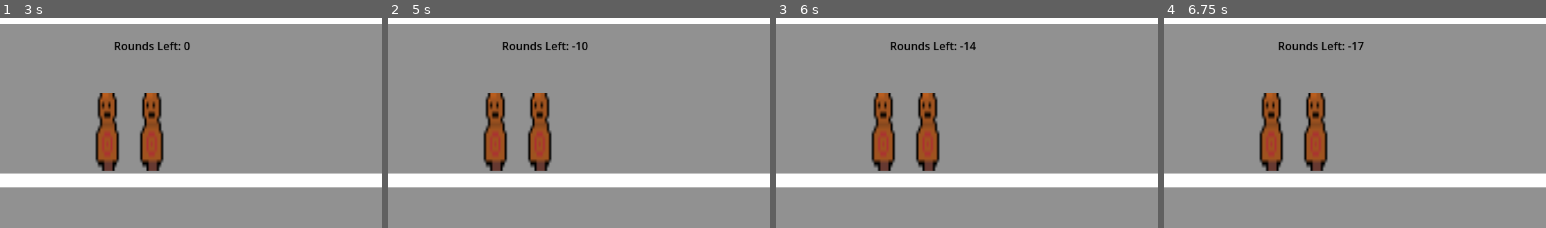
Above: before the commit, frames 1-4 (left to right).
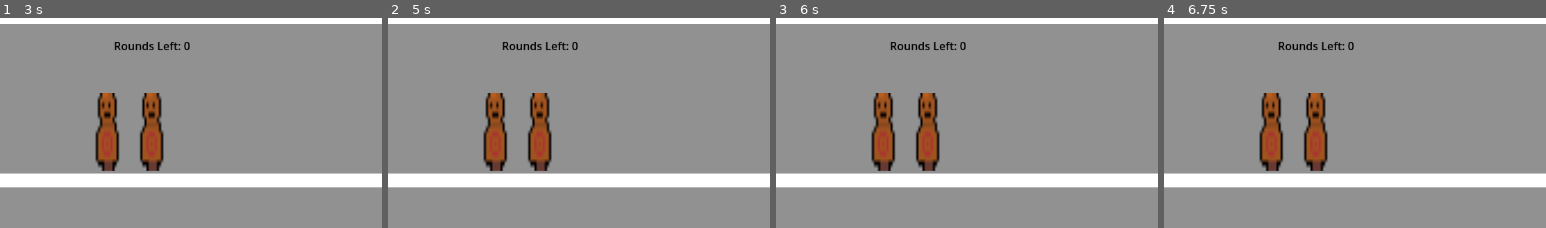
Above: after the commit, the same moments.

Repository: CoderXam/UntitledGameJame104
Game: Godot game, scene res://Scenes/CombatScene.tscn
Two runs of this game, one before a commit and one after it. Both use one fixed random seed, a clock stepped at 60 frames per second and the inputs below. The project has no main scene, so this scene is started directly.
Inputs:
- Up to frame 1 (3 s): tap Enter (ui_accept) at 0.5, 0.6, 0.77, 1.07, 1.35, 1.52, 1.82, 2.1, 2.75, 2.85 s
- Up to frame 2 (5 s): tap Enter (ui_accept) at 3.02, 3.32, 3.5, 3.6, 3.77, 4.07, 4.25, 4.35, 4.52, 4.82 s
- Up to frame 3 (6 s): tap Enter (ui_accept) at 5, 5.1, 5.75, 5.85 s
- Up to frame 4 (6.75 s): tap Enter (ui_accept) at 6.02, 6.32, 6.6 s
The pictures show only the part of the screen within x 26-76%, y 0-50%; the shares and areas given below are measured in that part.

Frame 1 is identical in both runs. In frame 2, 0.1% of the frame differs, in the area x 48-53%, y 11-16%; in frame 3, 0.1%; in frame 4, less than 0.1%.

Commit message:
added comments to important and non-trivial stuff

Diff:
--- a/GlobalStuff.gd
+++ b/GlobalStuff.gd
@@ -1,5 +1,4 @@
 extends Node
-
 
 
 """
@@ -9,7 +8,7 @@
 var charPositions = []
 
 
-"Normally x should be 18"
+#Normally x should be 18
 func resetPos(x):
 	for i in range(x):
 		charPositions.append(0)
--- a/Scenes/Enemies/enemy_template.gd
+++ b/Scenes/Enemies/enemy_template.gd
@@ -59,8 +59,8 @@
 
 
 """
-FOR THIS TO WORK, YOU MUST MANUALLY CONNECT THE roundEnd SIGNAL TO EACH INSTANCE
-OF THE MONSTERS CREATED IN THE SCENE
+FOR THIS TO WORK, YOU MUST MANUALLY CONNECT THE roundEnd and roundStart SIGNAL
+TO EACH INSTANCE OF THE MONSTERS CREATED IN THE SCENE
 
 IF NOT SURE HOW/WHAT TO DO FOR THIS, ASK JACOB
 SORRY THIS IS INCONVENIENT, BUT I COULDN'T GET IT TO WORK ANY OTHER WAY
@@ -69,15 +69,17 @@
 	#print("enenmy round end")
 	#print(rounds)
 
+	print(arrPos, " check: ", arrPos- 1, Global.charPositions[arrPos - 1 ] )
 	#logic to check if next space is free
-	print(arrPos, " check: ", arrPos- 1, Global.charPositions[arrPos - 1 ] )
 	if Global.charPositions[arrPos - 1 ] == CharacterState.MOVING:
+		#check if enemy is eligible to move or not
 		if currentState == CharacterState.MOVING:
 			move()
 
 	#print("done moving")
 
 
-
 func _on_combat_scene_round_start():
+	#sets the state of this instance into the global position array
+	#allows other enemies to see whether they'll be allowed to move here or not
 	Global.charPositions[arrPos] = currentState
--- a/Scenes/combat_scene.gd
+++ b/Scenes/combat_scene.gd
@@ -21,8 +21,14 @@
 func _process(delta):
 
 	if Input.is_action_just_pressed("ui_accept"):
+		#all the code ones on one thread, so only once everything that _on_round_end() affects
+		#is done, will it move onto the next thing in this line
+		#(at least that's how i think it works, and it's good for now --jacob)
 		_on_round_end()
+		#resets the array that stores where enemies can move to or not
 		Global.resetPos(18)
+		#just a signal to let everything know to go add its state to the global position array
+		#(that's all it does for now, might end up doing more later --jacob)
 		_on_round_start()
 
 	pass
@@ -30,12 +36,12 @@
 
 
 """
-MAKE SURE TO MANUALLY CONNECT THE endRound SIGNAL TO ALL OTHER INSTANCED SCENES
+MAKE SURE TO MANUALLY CONNECT THE endRound and startRound SIGNAL TO ALL OTHER INSTANCED SCENES
 WITHIN THIS SCENE, OR ELSE A BUNCH OF STUFF WONT WORK LOL --JACOB
 """
 func _on_round_end():
-	#if rounds == 0:
-		#return
+	if rounds == 0:
+		return
 
 	rounds -= 1
 	roundEnd.emit(rounds)
